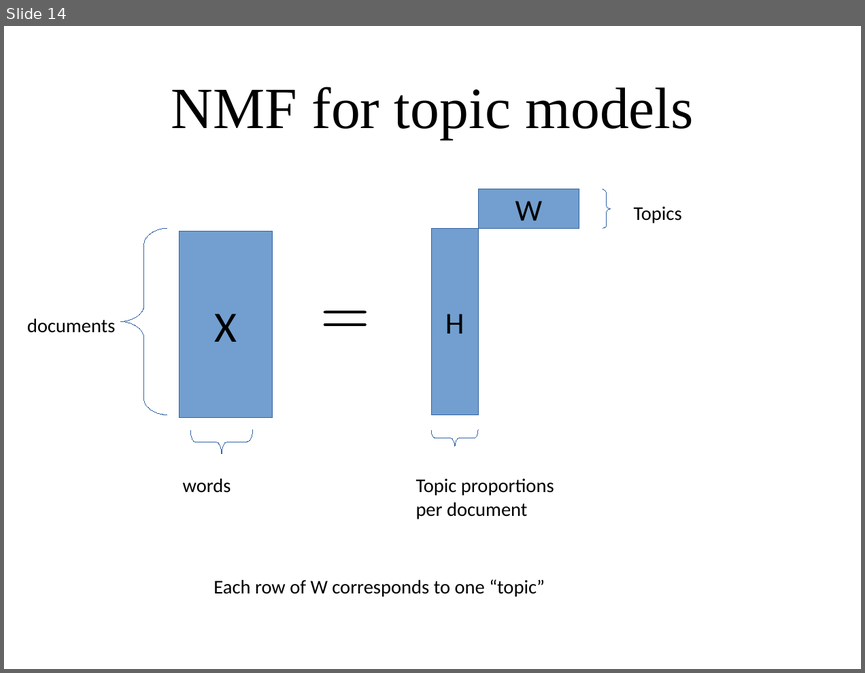
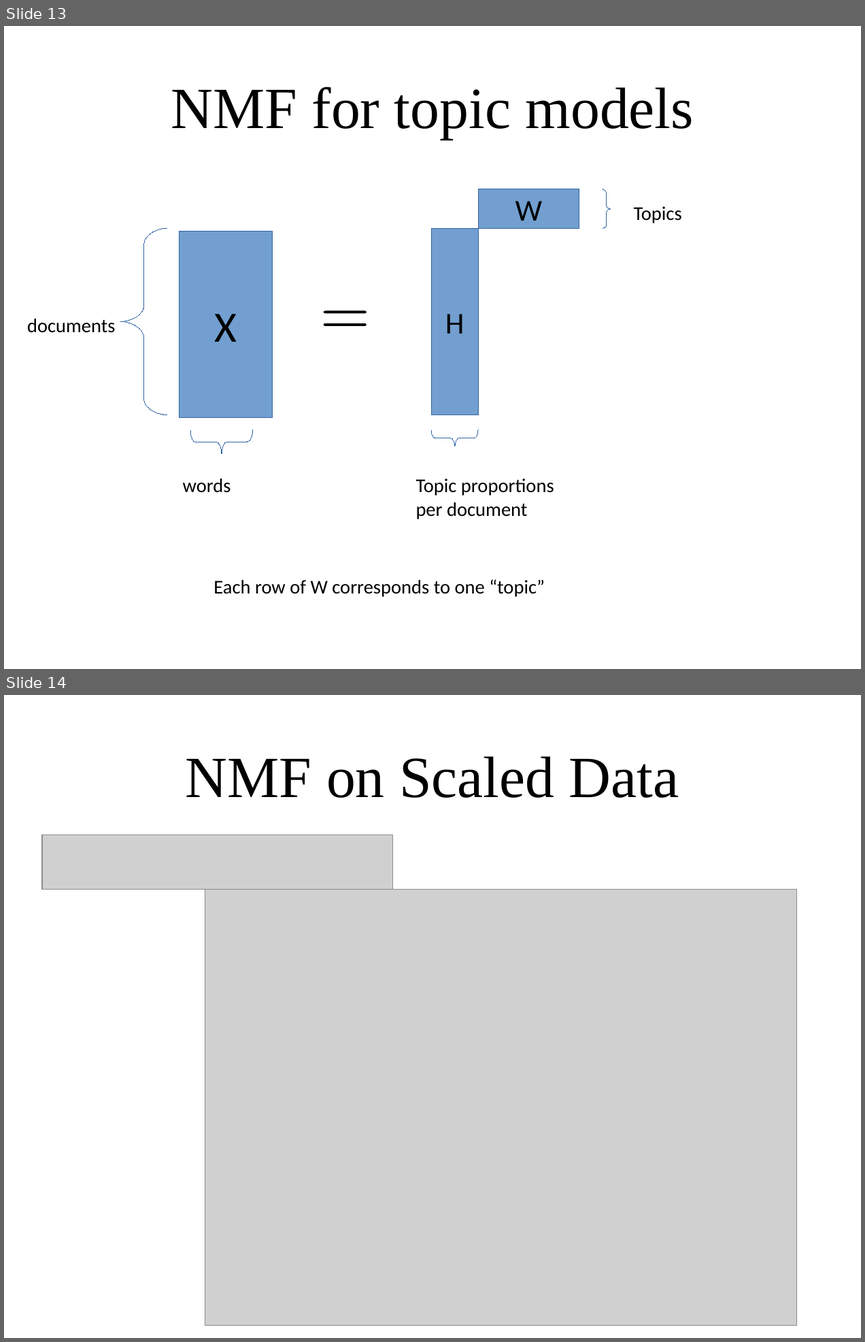
Before and after one commit to amueller/applied_ml_spring_2017, a slide deck: slides/aml-20-040517.odp. Shown one above the other, each under a label of ours: slide 14 before the commit, slides 13 and 14 after it. The pictures are 865x673 and 865x1342 pixels, drawn with LibreOffice and Linux fonts; fonts in the diff are those of the drawing; grey boxes stand for pictures. Boxes give left, top, right and bottom in pixels: in the first picture for what was removed or moved away, otherwise in the second. Text is boxed around its words. In the diff, an @@ line names an element or a change of style, - is before the commit and + after.

```diff
--- a/slides/aml-20-040517.odp
+++ b/slides/aml-20-040517.odp
@@ slide 14 added at [4,695,861,1338], background #FFFFFF @@
@@ title added at [186,756,679,798], 54 pt, text #000000 @@
+NMF on Scaled Data
@@ picture added at [42,835,393,889] @@
@@ picture added at [205,889,797,1325] @@
@@ what was slide 14 is now slide 13 @@
```
Also in this commit, not shown: 2 slides changed, 14 other slides added, 1 slide removed, 1 other file.
